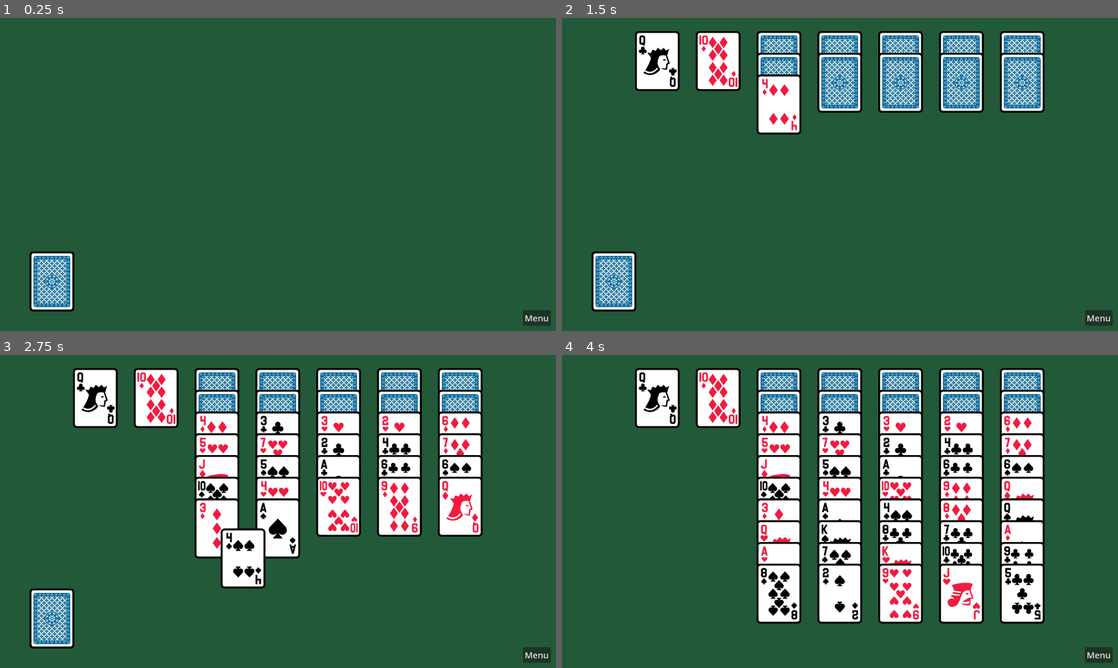
Above: before the commit, frames 1-4 (two rows, left to right).
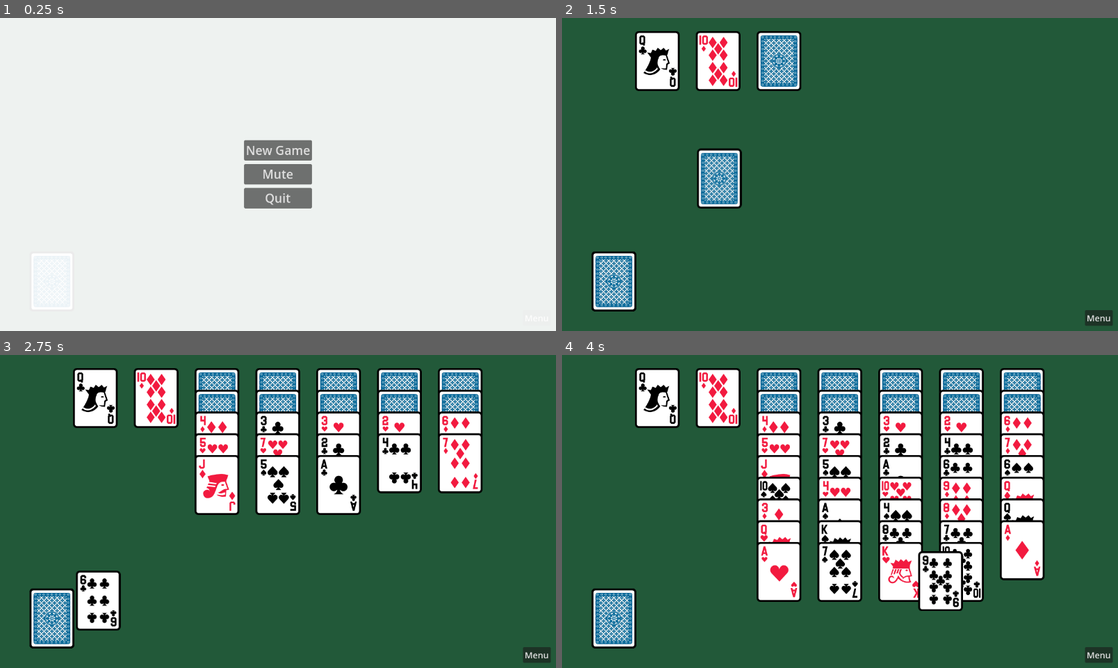
Above: after the commit, the same moments.

Repository: jackgriffiths/miss-cockburn
Game: Godot game, scene res://main/main.tscn
Same seed, same stepped clock (60 frames per second), same inputs: the game is played once before the commit and once after it. Sound files missing from this copy of the repository are replaced by a short silence.
Inputs (mouse positions are in pixels of both pictures, inside the frame that each line leads up to):
- Up to frame 1 (0.25 s): no input
- Up to frame 2 (1.5 s): click (840, 149) at 0.5 s, where only the run after the commit has a clickable "New Game"; move the mouse to (962, 158) at 1.27 s; press the mouse at (962, 158) at 1.28 s
- Up to frame 3 (2.75 s): release the mouse at (400, 495) at 2 s; drag from (166, 527) to (94, 398) at 2.02 s
- Up to frame 4 (4 s): move the mouse to (895, 442) at 2.77 s; tap Mouse wheel up (scroll_up) at 2.85 s; click (895, 442) at 2.92 s; drag from (812, 574) to (656, 398) at 3.52 s

The runs differ from the first frame. In frame 1, 100% of the frame differs, in the area x 0-100%, y 0-100%; in frame 2, 12%; in frame 3, 9.9%; in frame 4, 7.9%.

Commit message:
Make user initiate the start of the game
In the web export, audio is blocked until the user interacts with the game. This was affecting the deal too, which waits for a sound effect to play before arranging the cards. Now the user has to click "New Game" to begin, which ensures a user interaction before the game starts.

Diff:
--- a/main/main.tscn
+++ b/main/main.tscn
@@ -32,4 +32,3 @@
 
 [node name="Menu" parent="." instance=ExtResource("1_g0mah")]
 layer = 2
-visible = false
--- a/menu/menu.gd
+++ b/menu/menu.gd
@@ -34,6 +34,7 @@
 func _new_game():
 	new_game_started.emit()
 	visible = false
+	_continue_button.visible = true
 
 
 func _apply_audio_preferences():
--- a/menu/menu.tscn
+++ b/menu/menu.tscn
@@ -28,6 +28,7 @@
 theme_override_constants/separation = 8
 
 [node name="ContinueButton" type="Button" parent="Content/Column"]
+visible = false
 layout_mode = 2
 theme_override_font_sizes/font_size = 28
 text = "Continue"
--- a/table/table.gd
+++ b/table/table.gd
@@ -2,6 +2,7 @@
 
 enum State {
 	INITIALIZING,
+	INITIALIZED,
 	DEALING,
 	PLAYING,
 }
@@ -31,24 +32,21 @@
 
 
 func _ready():
-	# Initialize
 	_state = State.INITIALIZING
 	_deck = _generate_deck()
-
-	# Deal
-	_state = State.DEALING
-	await _deal()
-
-	# Play
-	_state = State.PLAYING
-	_enable_card_interactions()
+	_state = State.INITIALIZED
 
 
 func start_new_game() -> void:
-	if _state == State.PLAYING:
+	if _state == State.INITIALIZED or _state == State.PLAYING:
+		var should_gather_cards = _state == State.PLAYING
+
 		_state = State.DEALING
 		_disable_card_interactions()
-		await _gather_cards()
+
+		if should_gather_cards:
+			await _gather_cards()
+
 		await _deal()
 		_enable_card_interactions()
 		_state = State.PLAYING
